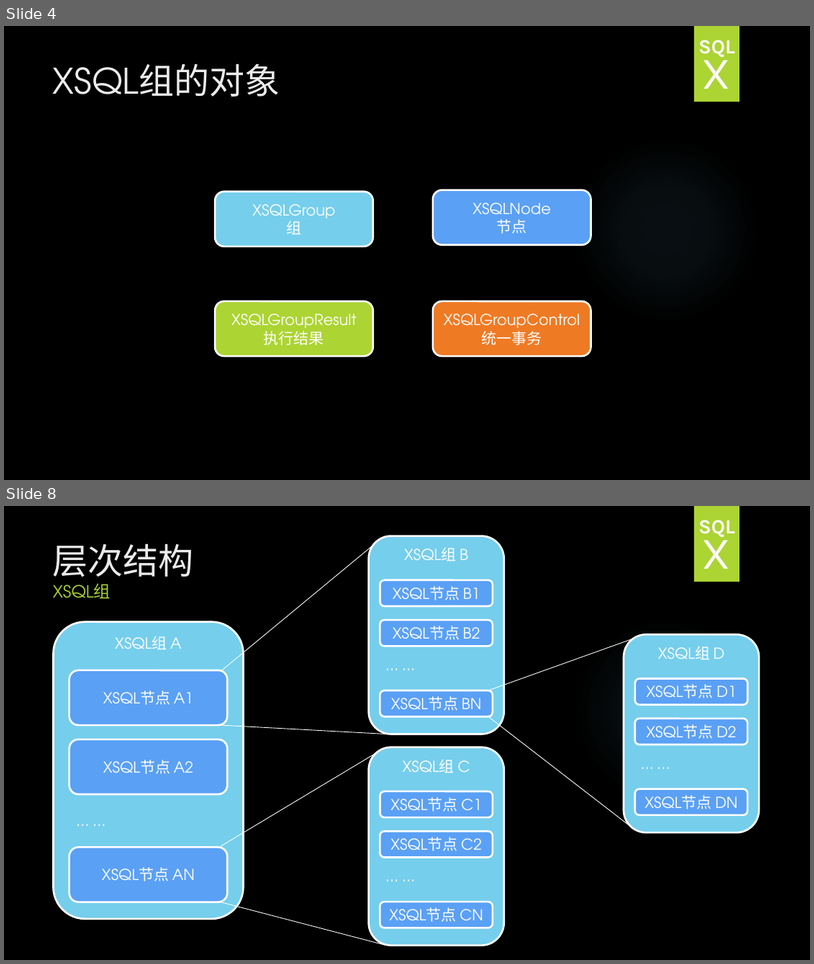
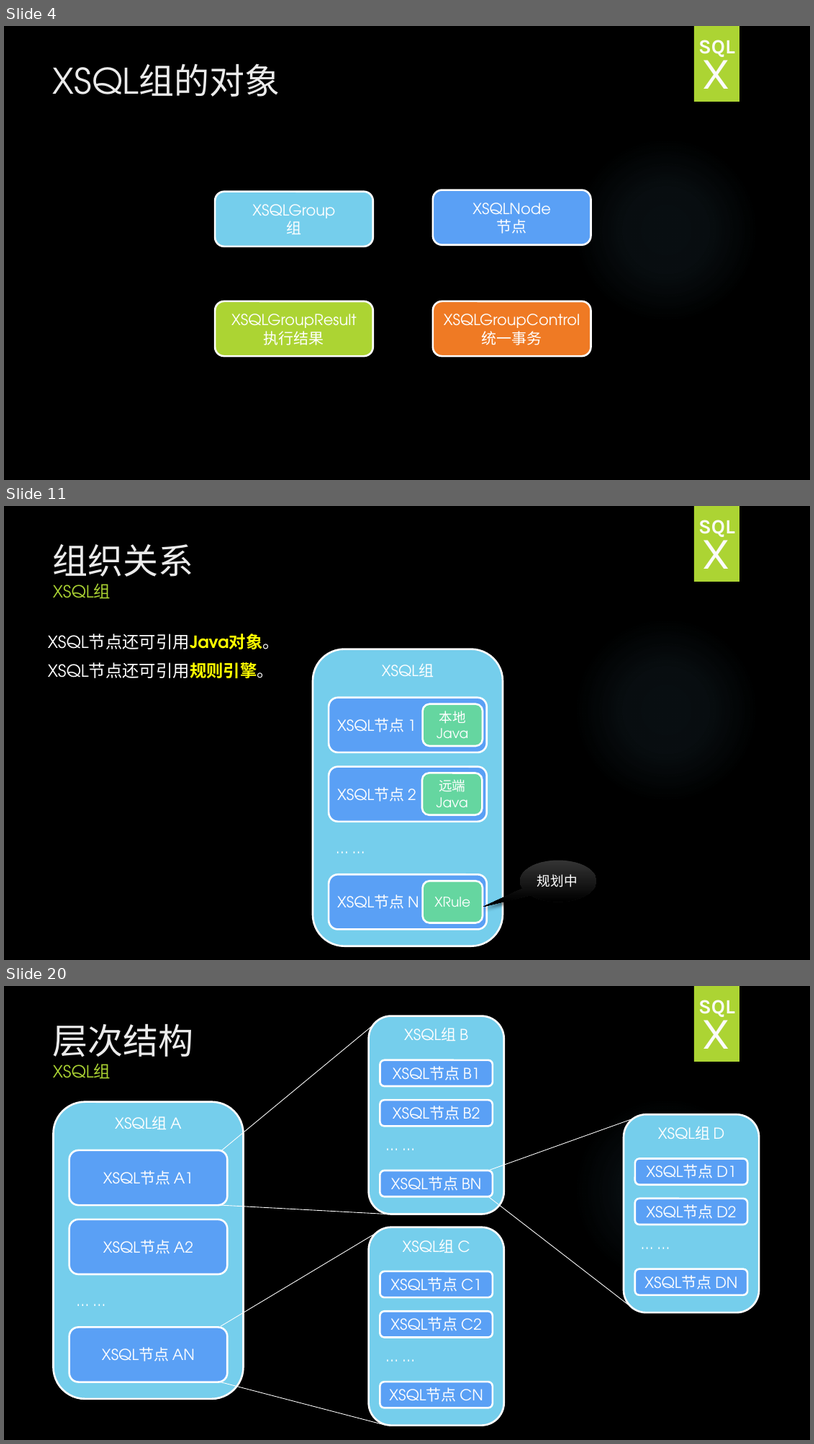
Before and after one commit to HY-ZhengWei/hy.common.XJava, a slide deck: doc/XSQLGroup技术交流.pptx. Shown one above the other, each under a label of ours: slides 4 and 8 before the commit, slides 4, 11 and 20 after it; the slides between them are not shown. The pictures are 814x964 and 814x1444 pixels, drawn with LibreOffice and Linux fonts; fonts in the diff are those of the drawing; background and template pictures are left out. Boxes give left, top, right and bottom in pixels: in the first picture for what was removed or moved away, otherwise in the second. Text is boxed around its words. In the diff, an @@ line names an element or a change of style, - is before the commit and + after.

Commit message:
4.0.8
1. 完善：XSQL组的技术交流

```diff
--- a/doc/XSQLGroup技术交流.pptx
+++ b/doc/XSQLGroup技术交流.pptx
@@ slide 11 added at (4, 506, 810, 960), background picture (left out); not listed: 2 template elements that a slide beside it also shows @@
@@ text added at (699, 520, 736, 537), 24 pt, text pattern #EBEBEB on #FBFBFB, bold @@
+SQL
@@ title added at (53, 544, 194, 599), 20 pt, text #ACD433 @@
+组织关系
+XSQL组
@@ text added at (702, 528, 731, 569), 54 pt, text pattern #EBEBEB on #FBFBFB @@
+X
@@ text added at (48, 633, 280, 678), 20 pt, text #FFFFFF @@
+XSQL节点还可引用Java对象。
+XSQL节点还可引用规则引擎。
@@ rounded rectangle added at (313, 649, 503, 946), fill #75CEEC, outline #FFFFFF 2.25 pt, 18 pt, text #FFFFFF @@
+XSQL组
@@ rounded rectangle added at (329, 698, 486, 752), fill #5AA0F5, outline #FFFFFF 2.25 pt, 18 pt, text #FFFFFF @@
+XSQL节点 1
@@ rounded rectangle added at (422, 704, 483, 746), fill #65D6A0, outline #FFFFFF 2.25 pt, 16 pt, text #FFFFFF @@
+本地
+Java
@@ rounded rectangle added at (329, 767, 486, 822), fill #5AA0F5, outline #FFFFFF 2.25 pt, 18 pt, text #FFFFFF @@
+XSQL节点 2
@@ rounded rectangle added at (422, 773, 483, 815), fill #65D6A0, outline #FFFFFF 2.25 pt, 16 pt, text #FFFFFF @@
+远端
+Java
@@ text added at (330, 836, 380, 860), 18 pt, text #FFFFFF @@
+… …
@@ speech bubble added at (521, 860, 597, 901), fill gradient #353535 to #000000, 16 pt, text #FFFFFF @@
+规划中
@@ rounded rectangle added at (329, 875, 486, 929), fill #5AA0F5, outline #FFFFFF 2.25 pt, 18 pt, text #FFFFFF @@
+XSQL节点 N
@@ rounded rectangle added at (422, 880, 483, 922), fill #65D6A0, outline #FFFFFF 2.25 pt, 16 pt, text #FFFFFF @@
+XRule
@@ what was slide 8 is now slide 20 @@
```
Also in this commit, not shown: 6 slides changed, 32 other slides added.
